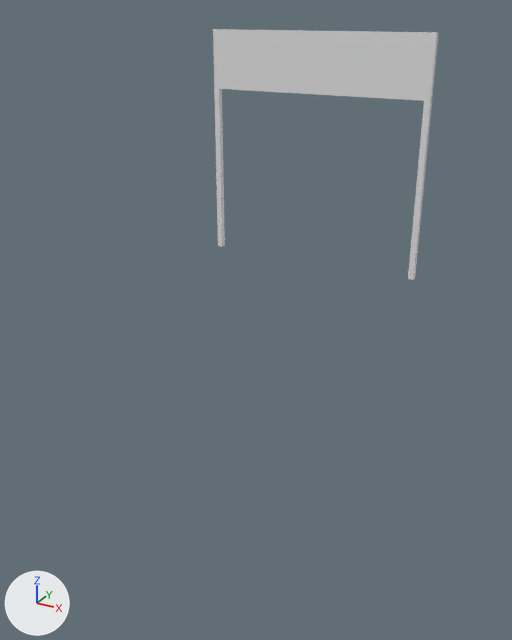
The Blender file Assets/Models/road.blend as it was, and as the next commit left it.
Camera for both pictures: a 50 mm camera at (2.6, -4.84, 2.17) aimed at (0.0, -0.1, -0.2). The axes (+X, +Y, +Z) are drawn at lower left. The lights are the same throughout.
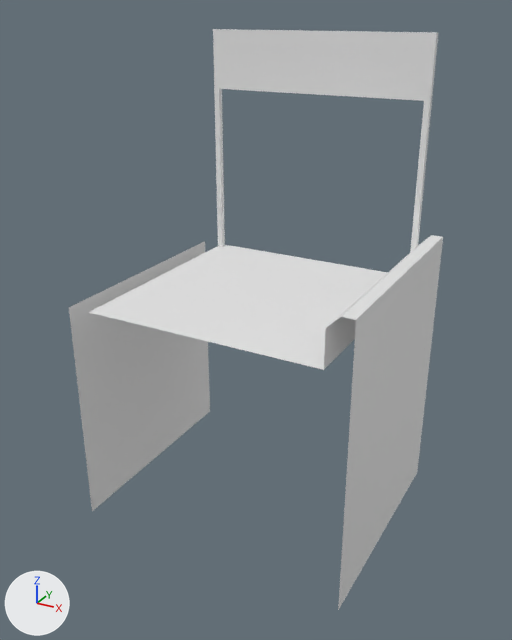
Pixel boxes [x1, y1, x2, y2] of what changed, in the pictures (512 x 640 px):
'Cube.001', shown: after [69, 241, 438, 610]
'Plane', shown: after [89, 245, 388, 370]
'Cube', shown: after [324, 235, 443, 376]

What the commit changed:
Object 'Cube.001' (ob_cube_001) is now shown.
Object 'Cube' (ob_cube) is now shown.
Object 'Plane' (ob_plane) is now shown.
